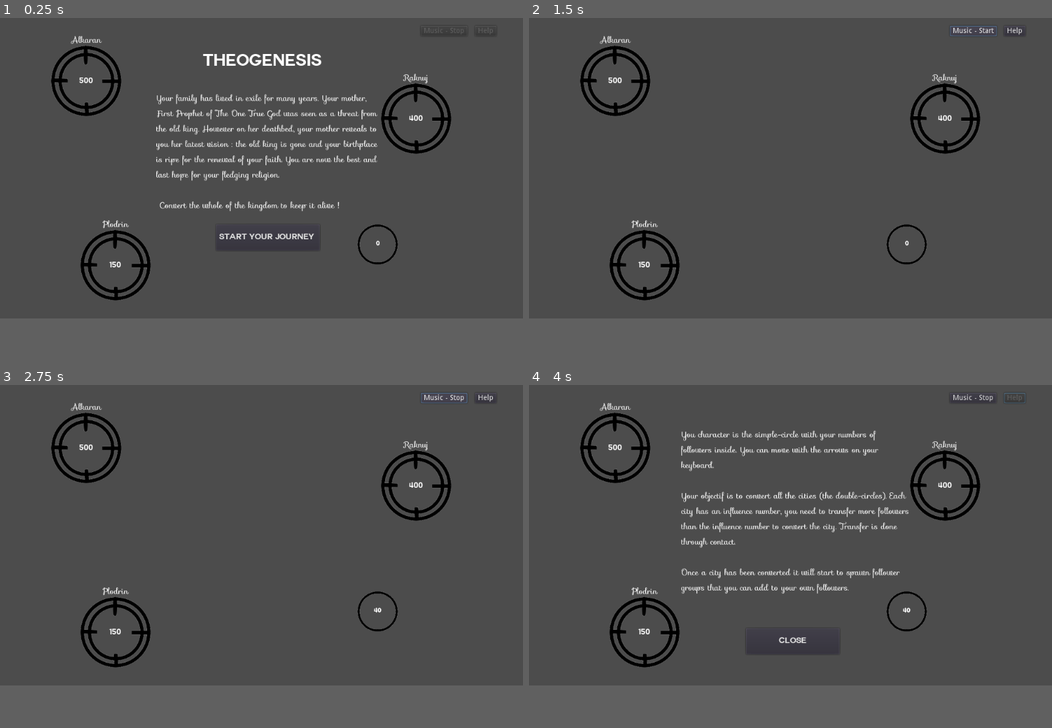
Above: before the commit, frames 1-4 (two rows, left to right).
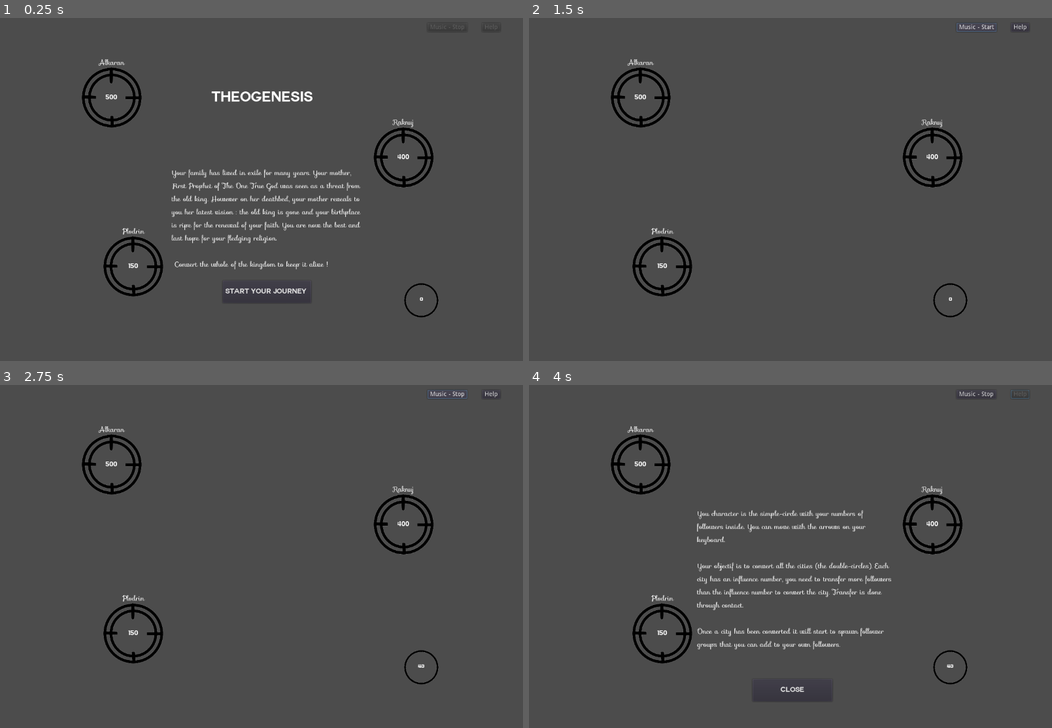
Above: after the commit, the same moments.

Repository: ixio/theogenesis
Game: Godot game, scene res://app/Main.tscn
Same seed, same stepped clock (60 frames per second), same inputs: the game is played once before the commit and once after it.
Inputs:
- Up to frame 1 (0.25 s): no input
- Up to frame 2 (1.5 s): click "Start your journey !" at 0.5 s; click "Music - Stop" at 1.25 s
- Up to frame 3 (2.75 s): click "Music - Start" at 2 s
- Up to frame 4 (4 s): click "Help" at 2.75 s; hold Right (ui_right) from 3.53 s (still down)
The window is 800x468 before the commit and 800x533 after it. Grey fills any space a smaller window leaves; there, only what the larger window draws over its background counts as a difference.

The runs differ from the first frame. In frame 1, 9.0% of the frame differs, in the area x 9-95%, y 2-88%; in frame 2, 4.4%; in frame 3, 4.4%; in frame 4, 8.3%.

Commit message:
Update project display for better html5 export

Diff:
--- a/app/Main.tscn
+++ b/app/Main.tscn
@@ -17,7 +17,7 @@
 [node name="Map" parent="." instance=ExtResource( 1 )]
 
 [node name="Player" parent="." instance=ExtResource( 4 )]
-position = Vector2( 739.452, 455.125 )
+position = Vector2( 966.659, 660.807 )
 follower_gain_rate = 20
 
 [node name="SpawnFollowerTimer" type="Timer" parent="."]
--- a/app/Map.tscn
+++ b/app/Map.tscn
@@ -5,12 +5,12 @@
 [node name="Map" type="Node2D"]
 
 [node name="Alkaran" parent="." instance=ExtResource( 1 )]
-position = Vector2( 168.902, 134.95 )
+position = Vector2( 256.353, 195.901 )
 influence = 500
 
 [node name="Plodrin" parent="." instance=ExtResource( 1 )]
-position = Vector2( 226.318, 495.846 )
+position = Vector2( 305.819, 583.297 )
 influence = 150
 
 [node name="Raknuj" parent="." instance=ExtResource( 1 )]
-position = Vector2( 814.825, 208.77 )
+position = Vector2( 926.127, 333.322 )
--- a/app/Menu.tscn
+++ b/app/Menu.tscn
@@ -32,10 +32,10 @@
 script = ExtResource( 1 )
 
 [node name="MusicButton" type="Button" parent="."]
-margin_left = 824.0
-margin_top = 27.0
-margin_right = 915.0
-margin_bottom = 47.0
+margin_left = 981.302
+margin_top = 25.1494
+margin_right = 1072.3
+margin_bottom = 45.1494
 disabled = true
 text = "Music - Stop"
 __meta__ = {
@@ -43,10 +43,10 @@
 }
 
 [node name="HelpButton" type="Button" parent="."]
-margin_left = 930.496
-margin_top = 27.1395
-margin_right = 972.496
-margin_bottom = 47.1395
+margin_left = 1106.3
+margin_top = 25.2889
+margin_right = 1148.3
+margin_bottom = 45.2889
 disabled = true
 text = "Help"
 __meta__ = {
--- a/project.godot
+++ b/project.godot
@@ -21,7 +21,11 @@
 
 [display]
 
+window/size/width=1200
+window/size/height=800
 window/size/resizable=false
+window/stretch/mode="viewport"
+window/stretch/aspect="keep"
 
 [rendering]
 
Not shown, changed: html5/index.js
Not shown, changed: html5/index.pck
Not shown, changed: html5/index.wasm
